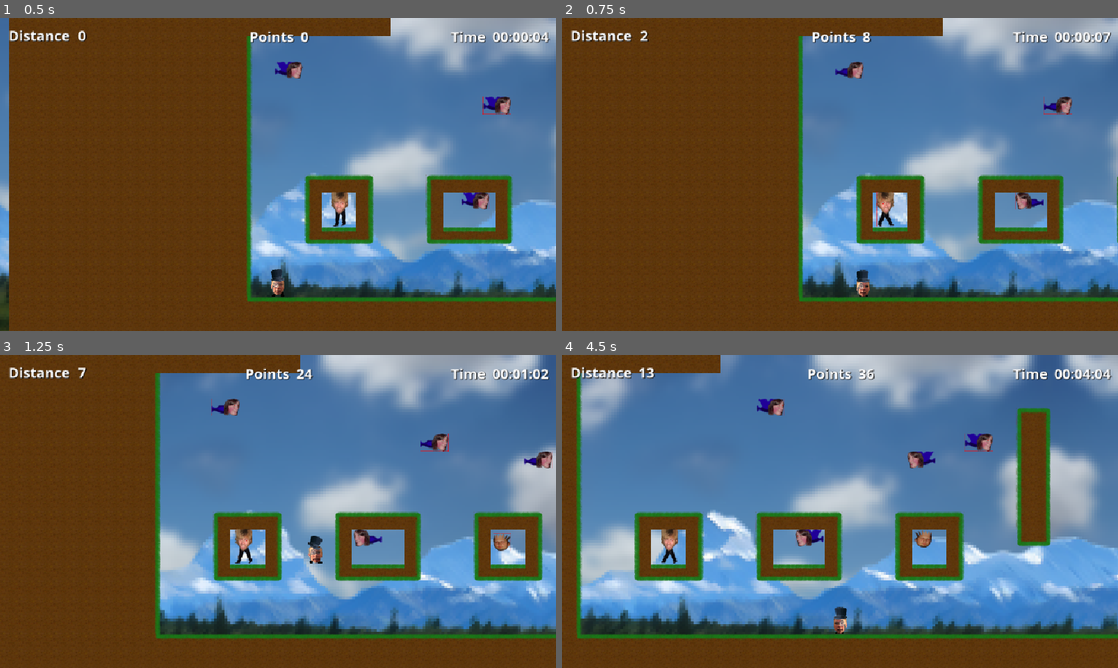
Above: before the commit, frames 1-4 (two rows, left to right).
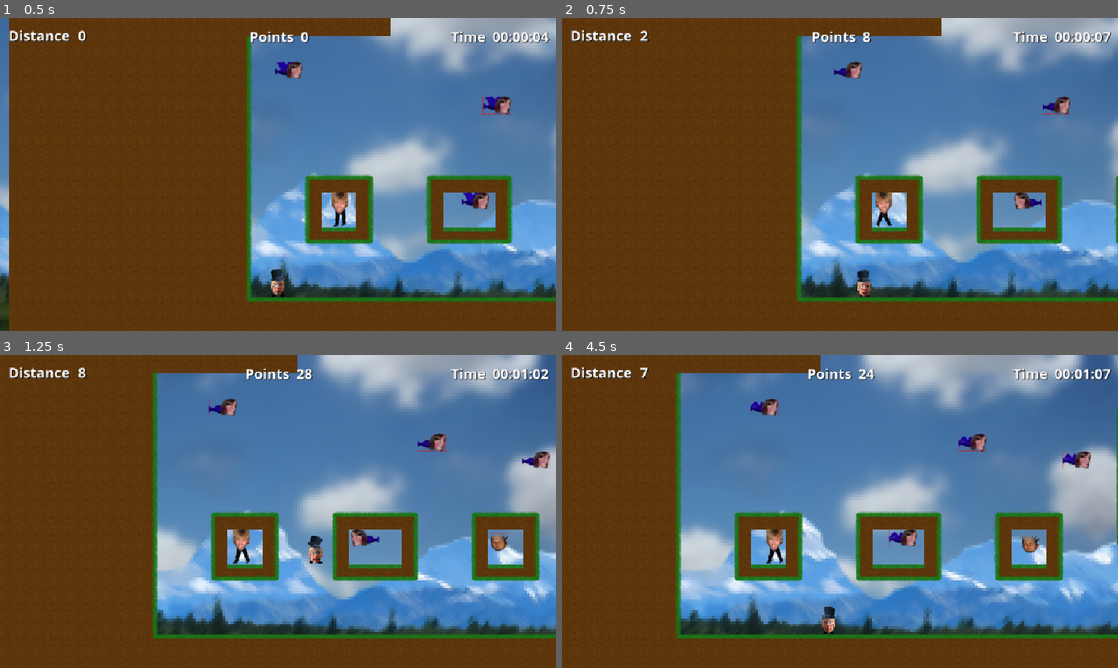
Above: after the commit, the same moments.

Repository: karl-run/alecthefancy-godot
Game: Godot game, scene res://main.tscn
Same seed, same stepped clock (60 frames per second), same inputs: the game is played once before the commit and once after it.
Inputs:
- Up to frame 1 (0.5 s): no input
- Up to frame 2 (0.75 s): tap Enter (ui_accept) at 0.5 s; hold Right (move_right) from 0.53 s (still down); hold Ctrl (run) from 0.53 s (still down)
- Up to frame 3 (1.25 s): keep holding Right (move_right); keep holding Ctrl (run); tap Space (jump) at 0.77, 0.8, 1.07 s
- Up to frame 4 (4.5 s): release Ctrl (run) at 1.28 s; tap Space (jump) at 1.35, 1.52, 1.82, 2.3, 3.02, 3.32, 3.6, 3.77, 4.07 s; tap Ctrl (run) at 1.55, 2.85, 4.35 s; release Right (move_right) at 2.03 s; hold Left (move_left) 2.03-2.78 s; hold Ctrl (run) 2.03-2.78 s; tap Enter (ui_accept) at 2.75 s; hold Right (move_right) 2.78-4.28 s; tap Escape (ui_cancel) at 4.15 s; hold Left (move_left) from 4.28 s (still down)

Frame 1 is identical in both runs. In frame 2, 2.9% of the frame differs, in the area x 42-100%, y 0-91%; in frame 3, 5.5%; in frame 4, 48%, in the area x 2-100%, y 0-92%.

Commit message:
feat: add air control to player

Diff:
--- /dev/null
+++ b/main_dev.gd
@@ -0,0 +1,7 @@
+extends Node
+
+
+func _unhandled_input(event: InputEvent) -> void:
+    if event.is_action_pressed("ui_cancel"):
+        get_tree().reload_current_scene()
+        return
--- a/main_dev.tscn
+++ b/main_dev.tscn
@@ -1,5 +1,6 @@
-[gd_scene load_steps=9 format=4 uid="uid://cyshprr7lxq4w"]
+[gd_scene load_steps=10 format=4 uid="uid://cyshprr7lxq4w"]
 
+[ext_resource type="Script" uid="uid://c5c1wsb7qy5uf" path="res://main_dev.gd" id="1_7vt3u"]
 [ext_resource type="PackedScene" uid="uid://c05dep5ngavhd" path="res://player/player.tscn" id="1_vnjtq"]
 [ext_resource type="PackedScene" uid="uid://6150lv7xluax" path="res://background/scrolling_bg.tscn" id="1_wp8nw"]
 [ext_resource type="TileSet" uid="uid://b81bulycrgaii" path="res://map/world_tile_map.tres" id="2_og48h"]
@@ -10,6 +11,7 @@
 [ext_resource type="PackedScene" uid="uid://by1qw35nkbm70" path="res://mobs/jumping_mob.tscn" id="6_ph7h3"]
 
 [node name="DevScene" type="Node"]
+script = ExtResource("1_7vt3u")
 
 [node name="ScrollingBg" parent="." instance=ExtResource("1_wp8nw")]
 position = Vector2(2, 288)
--- a/player/player.gd
+++ b/player/player.gd
@@ -57,28 +57,57 @@
 
 
 func _handle_air_movement() -> void:
-    pass
+    var acceleration: int = run_acceleration if PlayerInputs.run() else walk_acceleration
+    var top_speed := max_speed if PlayerInputs.run() else max_walk_speed
+
+    if PlayerInputs.left():
+        velocity.x -= acceleration
+        if abs(velocity.x) >= top_speed: velocity.x = - top_speed
+
+    if PlayerInputs.right():
+        velocity.x += acceleration
+        if abs(velocity.x) >= top_speed: velocity.x = top_speed
+
+    if not PlayerInputs.left() and not PlayerInputs.right(): # Decelerate
+        if (velocity.x > 0):
+            # Normal deceleration even if running
+            velocity.x -= walk_deceleration * 0.5
+            if velocity.x < 0: velocity.x = 0
+        elif (velocity.x < 0):
+            # Normal deceleration even if running
+            velocity.x += walk_deceleration * 0.5
+            if velocity.x > 0: velocity.x = 0
 
 
 func _handle_floor_movement() -> void:
     if PlayerInputs.jump(): # Normal jump
-        velocity.y = jump_speed
+        # Give max jump when near max speed
+        if abs(velocity.x) * 1.1 > max_speed:
+            velocity.y = jump_speed
+        else:
+            velocity.y = jump_speed * 0.9
+
+    var acceleration: int = run_acceleration if PlayerInputs.run() else walk_acceleration
+    var top_speed := max_speed if PlayerInputs.run() else max_walk_speed
 
     if PlayerInputs.left():
-        velocity.x -= walk_acceleration
-        if abs(velocity.x) >= max_speed: velocity.x = - max_speed
+        velocity.x -= acceleration
+        if abs(velocity.x) >= top_speed: velocity.x = - top_speed
 
     if PlayerInputs.right():
-        velocity.x += walk_acceleration
-        if abs(velocity.x) >= max_speed: velocity.x = max_speed
+        velocity.x += acceleration
+        if abs(velocity.x) >= top_speed: velocity.x = top_speed
 
     if not PlayerInputs.left() and not PlayerInputs.right(): # Decelerate
         if (velocity.x > 0):
+            # Normal deceleration even if running
             velocity.x -= walk_deceleration
             if velocity.x < 0: velocity.x = 0
         elif (velocity.x < 0):
+            # Normal deceleration even if running
             velocity.x += walk_deceleration
             if velocity.x > 0: velocity.x = 0
+
 
 
 func _handle_movement() -> void:
Not shown, added: main_dev.gd.uid
